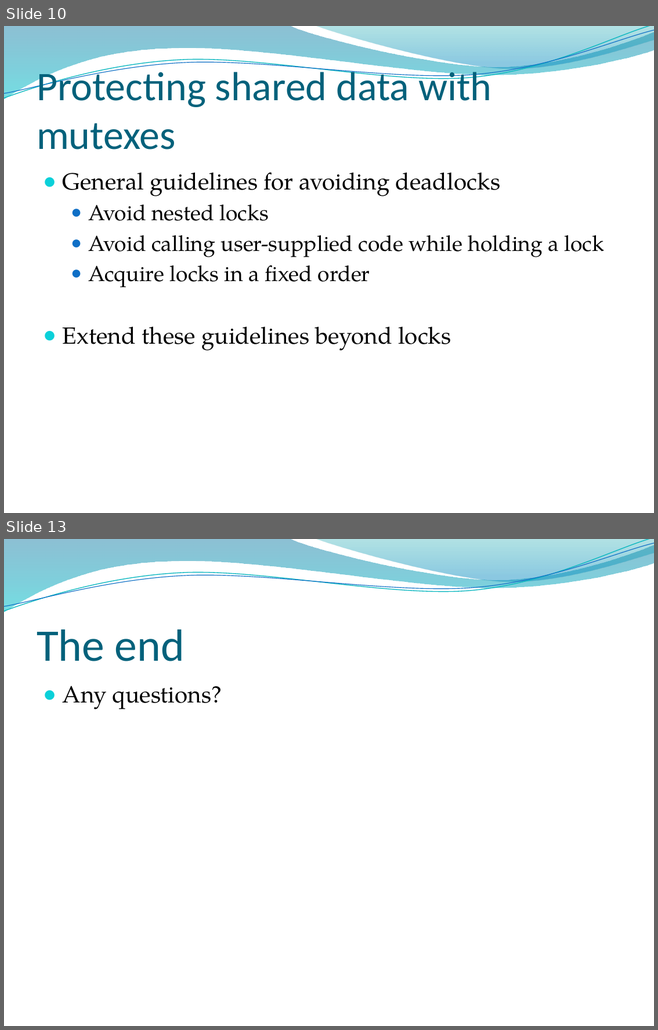
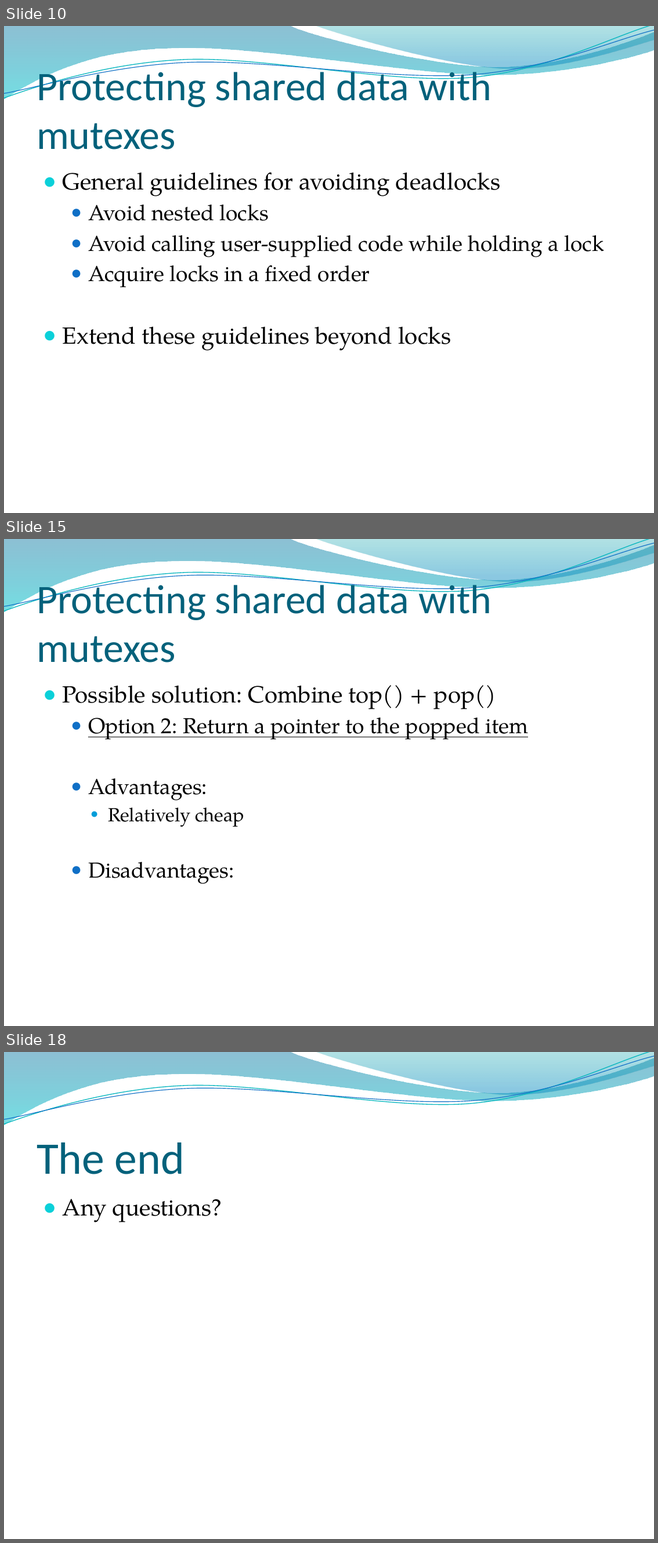
Before and after one commit to pabloribalta/Concurrency, a slide deck: s2/session-2.pptx. Shown one above the other, each under a label of ours: slides 10 and 13 before the commit, slides 10, 15 and 18 after it; the slides between them are not shown. The pictures are 658x1030 and 658x1543 pixels, drawn with LibreOffice and Linux fonts; fonts in the diff are those of the drawing; background and template pictures are left out. Boxes give left, top, right and bottom in pixels: in the first picture for what was removed or moved away, otherwise in the second. Text is boxed around its words. In the diff, an @@ line names an element or a change of style, - is before the commit and + after.

```diff
--- a/s2/session-2.pptx
+++ b/s2/session-2.pptx
@@ slide 15 added at (4, 539, 654, 1026), background picture (left out); not listed: 4 template elements that a slide beside it also shows @@
@@ title added at (36, 579, 491, 663), 45 pt, text #04617B @@
+Protecting shared data with mutexes
@@ text added at (63, 685, 528, 884), 24 pt, text #000000 @@
+● Possible solution: Combine top() + pop()
+  ● Option 2: Return a pointer to the popped item
+  ● Advantages:
+    ● Relatively cheap
+  ● Disadvantages:
@@ what was slide 13 is now slide 18 @@
```
Also in this commit, not shown: 2 slides changed, 4 other slides added, 1 other file.
